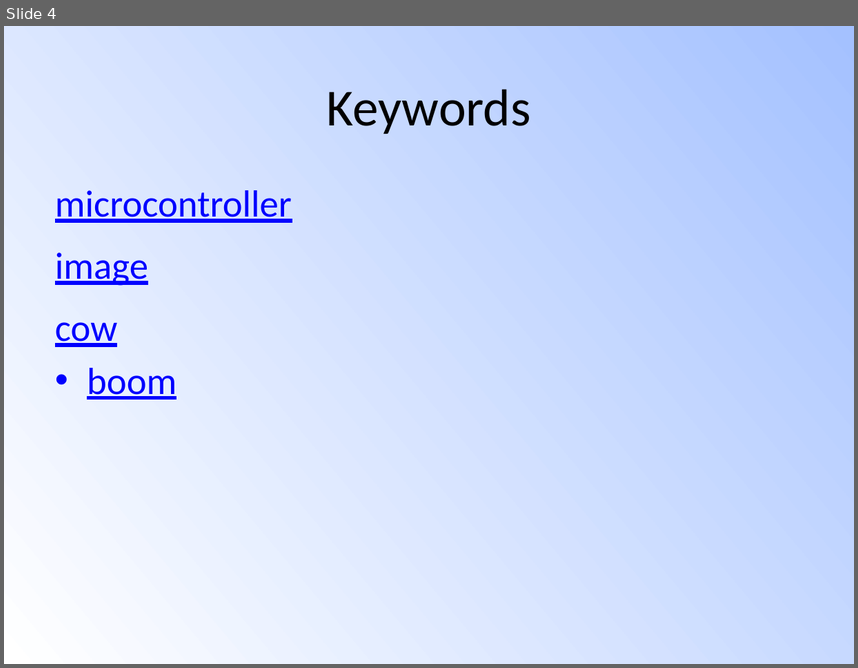
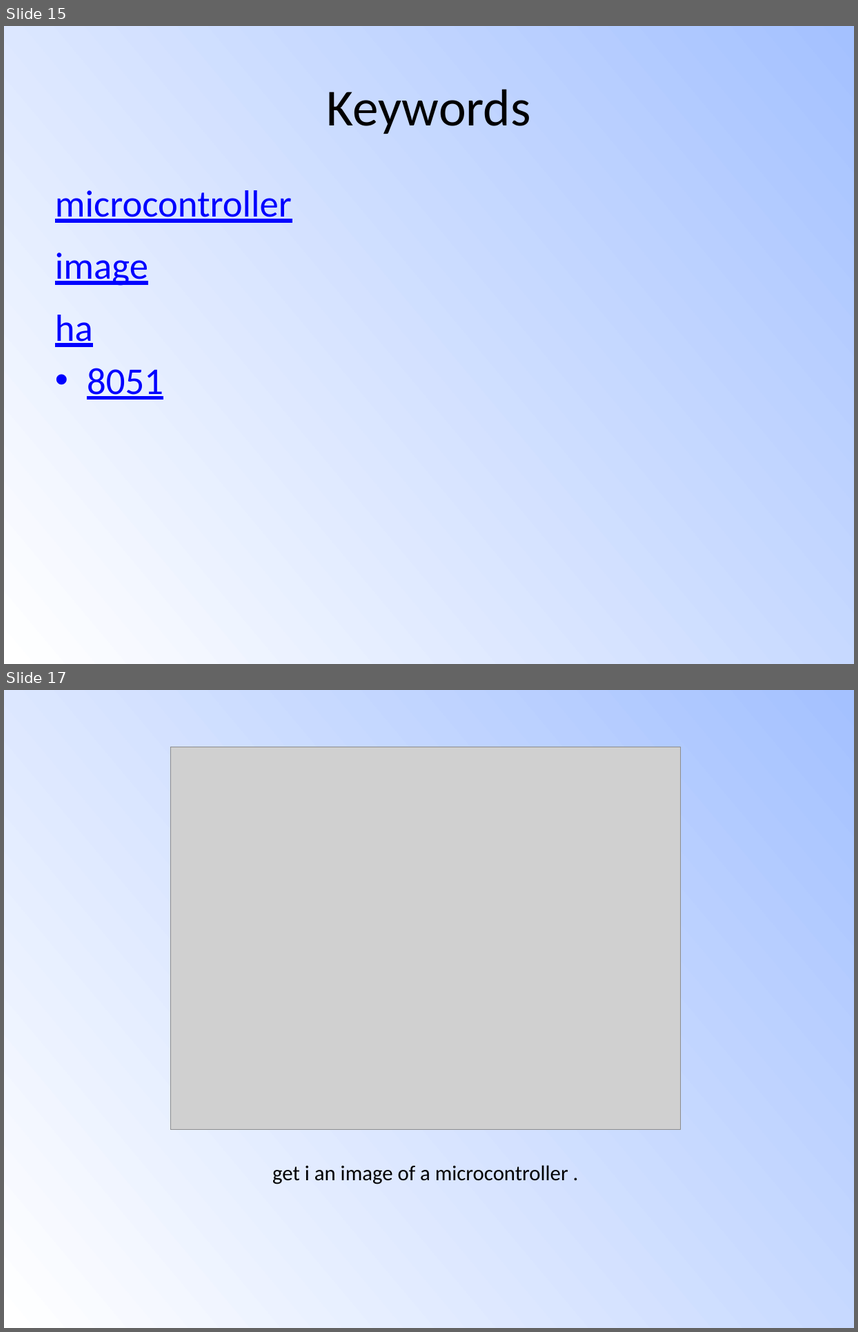
Before and after one commit to Siddhant-Ray/SlideEZ, a slide deck: testppt3.pptx. Shown one above the other, each under a label of ours: slide 4 before the commit, slides 15 and 17 after it; the slides between them are not shown. The pictures are 858x668 and 858x1332 pixels, drawn with LibreOffice and Linux fonts; fonts in the diff are those of the drawing; grey boxes stand for pictures. Boxes give left, top, right and bottom in pixels: in the first picture for what was removed or moved away, otherwise in the second. Text is boxed around its words. In the diff, an @@ line names an element or a change of style, - is before the commit and + after.

```diff
--- a/testppt3.pptx
+++ b/testppt3.pptx
@@ slide 17 added at (4, 690, 854, 1328), background gradient #FFFFFF to #A4C4FF @@
@@ picture added at (170, 747, 681, 1130) @@
@@ title added at (272, 1165, 568, 1184), 18 pt, text #000000 @@
+  get i an image of a microcontroller .
@@ what was slide 4 is now slide 15 @@
@@ slide 15 changed as well @@
@@ text at (55, 190, 292, 399): text changed @@
-• microcontroller
-  image
-  cow
-  boom
+• microcontroller
+  image
+  ha
+  8051
```
Also in this commit, not shown: 1 other slide changed, 18 other slides added, 2 slides removed, 8 other files.
